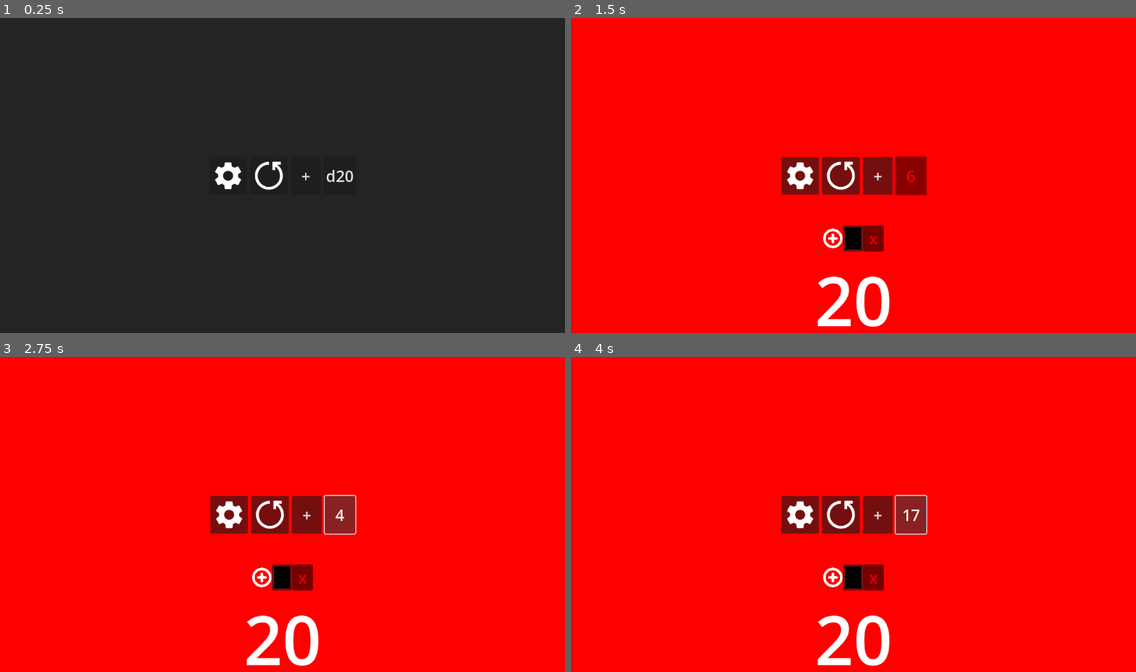
Above: before the commit, frames 1-4 (two rows, left to right).
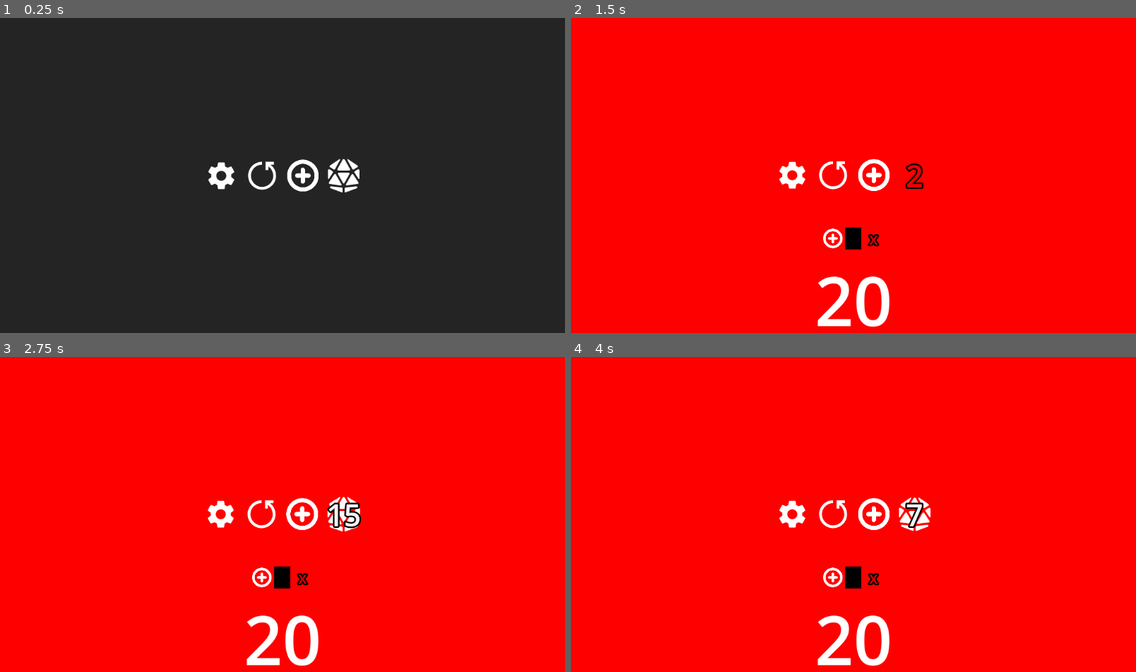
Above: after the commit, the same moments.

Repository: q3vub1h/hp_meter
Game: Godot game, scene res://scene/main.tscn
Same seed, same stepped clock (60 frames per second), same inputs: the game is played once before the commit and once after it.
Inputs (mouse positions are in pixels of both pictures, inside the frame that each line leads up to):
- Up to frame 1 (0.25 s): no input
- Up to frame 2 (1.5 s): click (876, 175) at 0.5 s; click (910, 175) at 1.25 s, where only the run before the commit has a clickable "d20"
- Up to frame 3 (2.75 s): click (339, 514) at 2 s, where only the run before the commit has a clickable "6"
- Up to frame 4 (4 s): click (910, 514) at 2.75 s, where only the run before the commit has a clickable "4"; click (910, 514) at 3.5 s, where only the run before the commit has a clickable "7"

The runs differ from the first frame. In frame 1, 1.3% of the frame differs, in the area x 36-64%, y 44-56%; in frame 2, 3.3%; in frame 3, 3.4%, in the area x 36-64%, y 43-75%; in frame 4, 3.4%.

Commit message:
new icons, new settings, better style

Diff:
--- a/scene/main.tscn
+++ b/scene/main.tscn
@@ -1,10 +1,12 @@
-[gd_scene load_steps=8 format=3 uid="uid://crrm4a86gywo5"]
+[gd_scene load_steps=10 format=3 uid="uid://crrm4a86gywo5"]
 
 [ext_resource type="Script" uid="uid://drn6hvqd6r217" path="res://script/main.gd" id="1_itxqv"]
 [ext_resource type="PackedScene" uid="uid://dcdssy6gnhdcu" path="res://scene/menu.tscn" id="2_v0l8b"]
 [ext_resource type="Shader" uid="uid://cqajhxppwksix" path="res://shaders/pie.gdshader" id="2_wp4xf"]
 [ext_resource type="Texture2D" uid="uid://x5hbkttshwrr" path="res://assets/settings.png" id="3_0ha60"]
 [ext_resource type="Texture2D" uid="uid://q0i3dfsd3yf5" path="res://assets/reset.png" id="4_4j5ol"]
+[ext_resource type="Texture2D" uid="uid://diaklpvyo86jl" path="res://assets/add.png" id="5_p1hux"]
+[ext_resource type="Texture2D" uid="uid://bltgs2kab876n" path="res://assets/d20.png" id="6_of57s"]
 
 [sub_resource type="ShaderMaterial" id="ShaderMaterial_brvut"]
 shader = ExtResource("2_wp4xf")
@@ -73,22 +75,34 @@
 [node name="setts" type="Button" parent="control_panel"]
 layout_mode = 2
 icon = ExtResource("3_0ha60")
+flat = true
 icon_alignment = 1
 
 [node name="reset" type="Button" parent="control_panel"]
 layout_mode = 2
 icon = ExtResource("4_4j5ol")
+flat = true
 icon_alignment = 1
 
 [node name="add_player" type="Button" parent="control_panel"]
-custom_minimum_size = Vector2(57, 0)
+clip_contents = true
+custom_minimum_size = Vector2(72, 72)
 layout_mode = 2
-text = "+"
+icon = ExtResource("5_p1hux")
+flat = true
+icon_alignment = 1
+expand_icon = true
 
-[node name="d20" type="Button" parent="control_panel"]
-custom_minimum_size = Vector2(58, 0)
+[node name="d" type="Button" parent="control_panel"]
+custom_minimum_size = Vector2(72, 72)
 layout_mode = 2
-text = "d20"
+theme_override_colors/font_color = Color(1, 1, 1, 1)
+theme_override_constants/outline_size = 12
+theme_override_font_sizes/font_size = 58
+icon = ExtResource("6_of57s")
+flat = true
+icon_alignment = 1
+expand_icon = true
 
 [node name="menu" parent="." instance=ExtResource("2_v0l8b")]
 visible = false
@@ -98,4 +112,4 @@
 [connection signal="pressed" from="control_panel/setts" to="." method="_on_setts_pressed"]
 [connection signal="pressed" from="control_panel/reset" to="." method="_on_reset_pressed"]
 [connection signal="pressed" from="control_panel/add_player" to="." method="_on_add_player_pressed"]
-[connection signal="pressed" from="control_panel/d20" to="." method="_on_d_20_pressed"]
+[connection signal="pressed" from="control_panel/d" to="." method="_on_d_pressed"]
--- a/scene/player.tscn
+++ b/scene/player.tscn
@@ -67,13 +67,17 @@
 [node name="plr_color_picker" type="ColorPickerButton" parent="v/control_btns"]
 custom_minimum_size = Vector2(39, 0)
 layout_mode = 2
+flat = true
 edit_alpha = false
 
 [node name="del_btn" type="Button" parent="v/control_btns"]
 self_modulate = Color(1, 0, 0, 1)
 custom_minimum_size = Vector2(39, 39)
 layout_mode = 2
+theme_override_constants/outline_size = 12
+theme_override_font_sizes/font_size = 30
 text = "x"
+flat = true
 
 [node name="h" type="HBoxContainer" parent="v"]
 layout_mode = 2
@@ -107,9 +111,9 @@
 anchor_left = 0.5
 anchor_right = 0.5
 offset_left = -20.0
-offset_top = 59.0
+offset_top = 61.0
 offset_right = 20.0
-offset_bottom = 84.0
+offset_bottom = 86.0
 grow_horizontal = 2
 horizontal_alignment = 1
 vertical_alignment = 1
--- a/scene/settings.tscn
+++ b/scene/settings.tscn
@@ -28,28 +28,44 @@
 grow_vertical = 2
 theme_override_constants/separation = 12
 
-[node name="Label2" type="Label" parent="v"]
+[node name="base_plr_hp,2" type="HBoxContainer" parent="v"]
 layout_mode = 2
-theme_override_font_sizes/font_size = 36
-text = "Base player HP: "
 
-[node name="hp" type="SpinBox" parent="v/Label2"]
-layout_mode = 1
-anchors_preset = 6
-anchor_left = 1.0
-anchor_top = 0.5
-anchor_right = 1.0
-anchor_bottom = 0.5
-offset_left = -175.0
-offset_top = -30.5
-offset_bottom = 31.5
-grow_horizontal = 0
-grow_vertical = 2
-min_value = 1.0
+[node name="l" type="Label" parent="v/base_plr_hp,2"]
+layout_mode = 2
+text = "Base player hp: "
+
+[node name="s" type="HSlider" parent="v/base_plr_hp,2"]
+layout_mode = 2
+size_flags_horizontal = 3
 value = 20.0
 rounded = true
 allow_greater = true
-alignment = 1
-update_on_text_changed = true
+allow_lesser = true
+tick_count = 6
+ticks_on_borders = true
 
-[connection signal="value_changed" from="v/Label2/hp" to="." method="_on_hp_value_changed"]
+[node name="c" type="Label" parent="v/base_plr_hp,2"]
+custom_minimum_size = Vector2(40, 0)
+layout_mode = 2
+
+[node name="d_max_value,2" type="HBoxContainer" parent="v"]
+layout_mode = 2
+
+[node name="l" type="Label" parent="v/d_max_value,2"]
+layout_mode = 2
+text = "D max value: "
+
+[node name="s" type="HSlider" parent="v/d_max_value,2"]
+layout_mode = 2
+size_flags_horizontal = 3
+value = 20.0
+rounded = true
+allow_greater = true
+allow_lesser = true
+tick_count = 6
+ticks_on_borders = true
+
+[node name="c" type="Label" parent="v/d_max_value,2"]
+custom_minimum_size = Vector2(40, 0)
+layout_mode = 2
--- a/script/global.gd
+++ b/script/global.gd
@@ -10,5 +10,6 @@
 		main.get_node("bg").material.set_shader_parameter("num_colors",plr_count)
 
 var base_plr_hp:int = 20
+var d_max_value:int = 20
 
 var max_plrs:int=8
--- a/script/main.gd
+++ b/script/main.gd
@@ -67,9 +67,9 @@
 func _on_add_player_pressed()->void:
 	show_hidden_plr()
 
-func _on_d_20_pressed() -> void:
-	var s:Button = $control_panel/d20
-	s.text = str( randi_range(1,20) )
+func _on_d_pressed() -> void:
+	var s:Button = $control_panel/d
+	s.text = str( randi_range(1,G.d_max_value) )
 	s.self_modulate = Color.RED
 	await get_tree().create_timer(1).timeout
 	s.self_modulate = Color.WHITE
--- a/script/settings.gd
+++ b/script/settings.gd
@@ -1,4 +1,56 @@
 extends Control
 
-func _on_hp_value_changed(value: float) -> void:
-	G.base_plr_hp = int(value)
+#TYPE_NIL = 0
+#TYPE_BOOL = 1
+#TYPE_INT = 2
+#TYPE_FLOAT = 3
+#TYPE_STRING = 4
+#TYPE_VECTOR2 = 5
+#TYPE_VECTOR2I = 6
+#TYPE_RECT2 = 7
+#TYPE_RECT2I = 8
+#TYPE_VECTOR3 = 9
+#TYPE_VECTOR3I = 10
+#TYPE_TRANSFORM2D = 11
+#TYPE_VECTOR4 = 12
+#TYPE_VECTOR4I = 13
+#TYPE_PLANE = 14
+#TYPE_QUATERNION = 15
+#TYPE_AABB = 16
+#TYPE_BASIS = 17
+#TYPE_TRANSFORM3D = 18
+#TYPE_PROJECTION = 19
+#TYPE_COLOR = 20
+#TYPE_STRING_NAME = 21
+#TYPE_NODE_PATH = 22
+#TYPE_RID = 23
+#TYPE_OBJECT = 24
+#TYPE_CALLABLE = 25
+#TYPE_SIGNAL = 26
+#TYPE_DICTIONARY = 27
+#TYPE_ARRAY = 28
+#TYPE_PACKED_BYTE_ARRAY = 29
+#TYPE_PACKED_INT32_ARRAY = 30
+#TYPE_PACKED_INT64_ARRAY = 31
+#TYPE_PACKED_FLOAT32_ARRAY = 32
+#TYPE_PACKED_FLOAT64_ARRAY = 33
+#TYPE_PACKED_STRING_ARRAY = 34
+#TYPE_PACKED_VECTOR2_ARRAY = 35
+#TYPE_PACKED_VECTOR3_ARRAY = 36
+#TYPE_PACKED_COLOR_ARRAY = 37
+#TYPE_PACKED_VECTOR4_ARRAY = 38
+#TYPE_MAX = 39
+
+func _ready()->void:
+	init_setts()
+
+func init_setts()->void:
+	for i in $v.get_children():
+		var sett = i.name.split(",")
+		var propetry_name = sett[0]
+		var sett_type = sett[1]
+		i.get_node("s").value_changed.connect(func(v):
+			var nv = convert(v,int( sett_type ) )
+			i.get_node("c").text = str( nv )
+			G.set(propetry_name,nv)
+			)
--- a/theme/main.tres
+++ b/theme/main.tres
@@ -1,8 +1,10 @@
-[gd_resource type="Theme" load_steps=15 format=3 uid="uid://du8a2eku82joc"]
+[gd_resource type="Theme" load_steps=16 format=3 uid="uid://du8a2eku82joc"]
 
 [sub_resource type="SystemFont" id="SystemFont_o6bca"]
 font_names = PackedStringArray("Consolas")
 font_weight = 999
+
+[sub_resource type="StyleBoxEmpty" id="StyleBoxEmpty_klomd"]
 
 [sub_resource type="SystemFont" id="SystemFont_i0ir6"]
 font_names = PackedStringArray("Consolas")
@@ -48,6 +50,7 @@
 [resource]
 Button/font_sizes/font_size = 30
 Button/fonts/font = SubResource("SystemFont_o6bca")
+Button/styles/focus = SubResource("StyleBoxEmpty_klomd")
 CodeEdit/font_sizes/font_size = 18
 CodeEdit/fonts/font = SubResource("SystemFont_i0ir6")
 CodeEdit/styles/focus = SubResource("StyleBoxEmpty_i0ir6")
Binary file added: assets/d20.png
Not shown, added: assets/d20.png.import
Not shown, changed: export_presets.cfg
